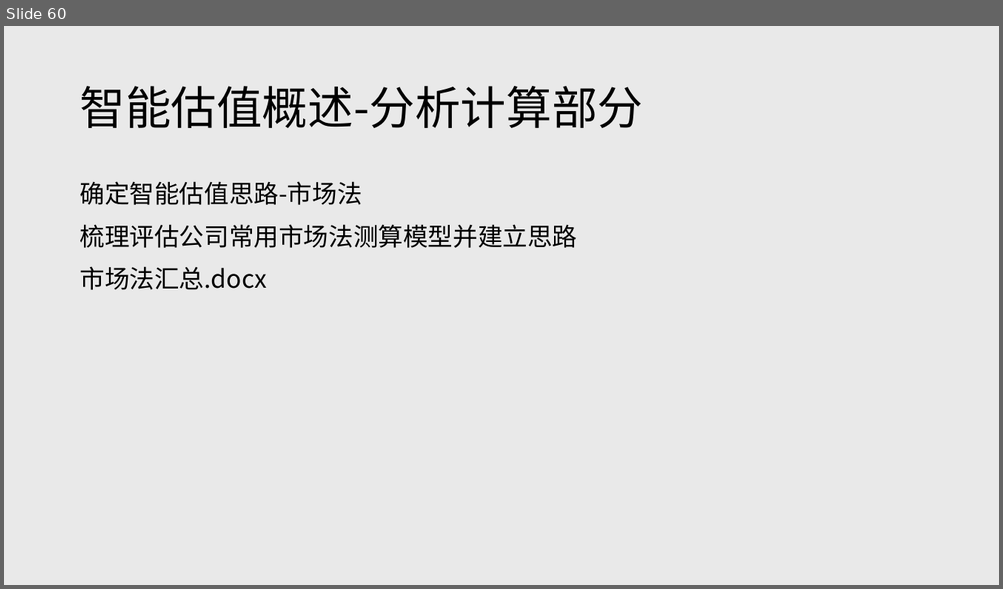
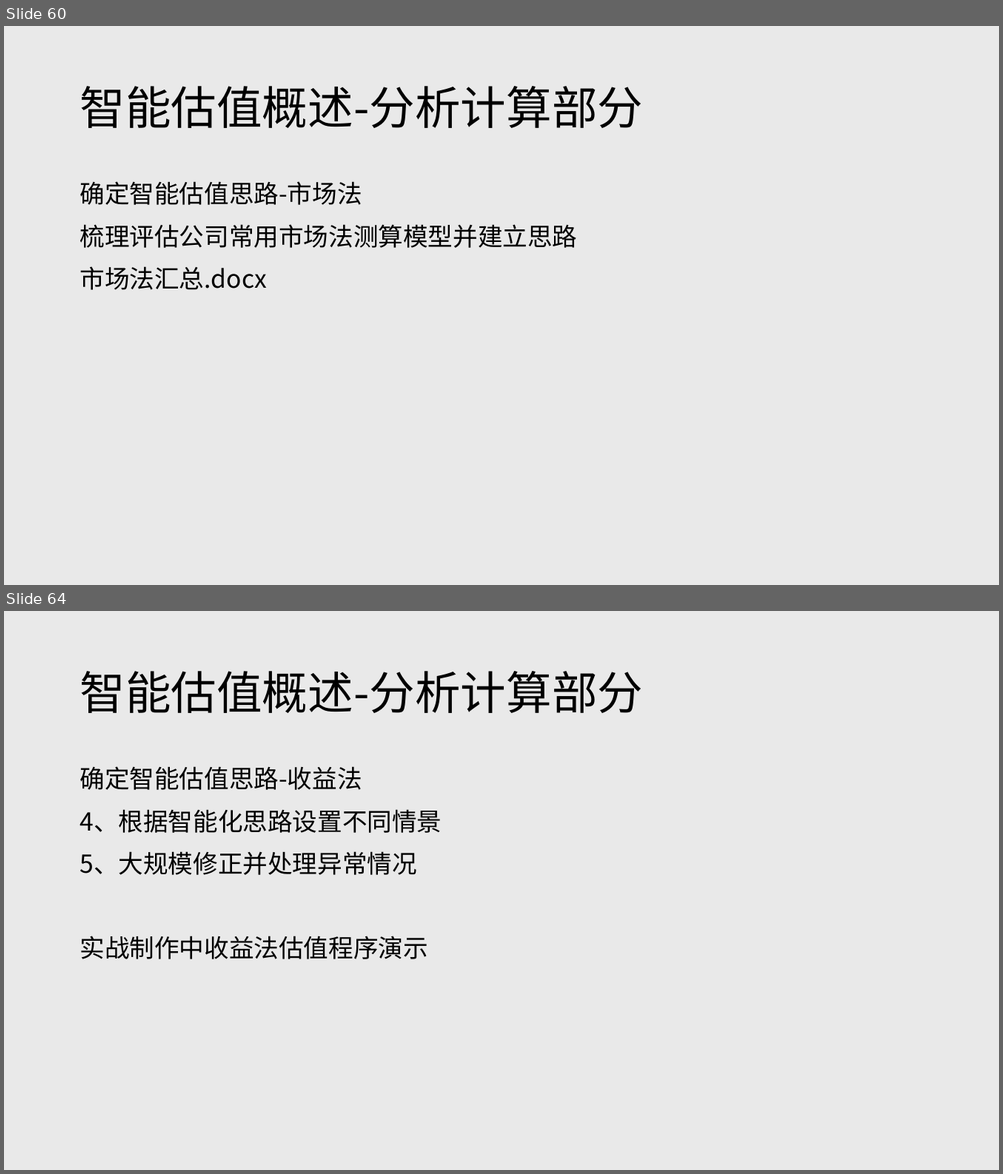
Before and after one commit to sirsws/iv_lesson, a slide deck: 智能估值课程讲义.pptx. Shown one above the other, each under a label of ours: slide 60 before the commit, slides 60 and 64 after it; the slides between them are not shown. The pictures are 1003x589 and 1003x1174 pixels, drawn with LibreOffice and Linux fonts; fonts in the diff are those of the drawing. Boxes give left, top, right and bottom in pixels: in the first picture for what was removed or moved away, otherwise in the second. Text is boxed around its words. In the diff, an @@ line names an element or a change of style, - is before the commit and + after.

```diff
--- a/智能估值课程讲义.pptx
+++ b/智能估值课程讲义.pptx
@@ slide 64 added at (x1=4, y1=611, x2=999, y2=1170), background #E9E9E9 @@
@@ title added at (x1=79, y1=671, x2=643, y2=713), 44 pt, text #000000 @@
+智能估值概述-分析计算部分
@@ text added at (x1=79, y1=766, x2=441, y2=960), 24 pt, text #000000 @@
+确定智能估值思路-收益法
+4、根据智能化思路设置不同情景
+5、大规模修正并处理异常情况
+实战制作中收益法估值程序演示
```
Also in this commit, not shown: 5 other slides added, 1 other file.
